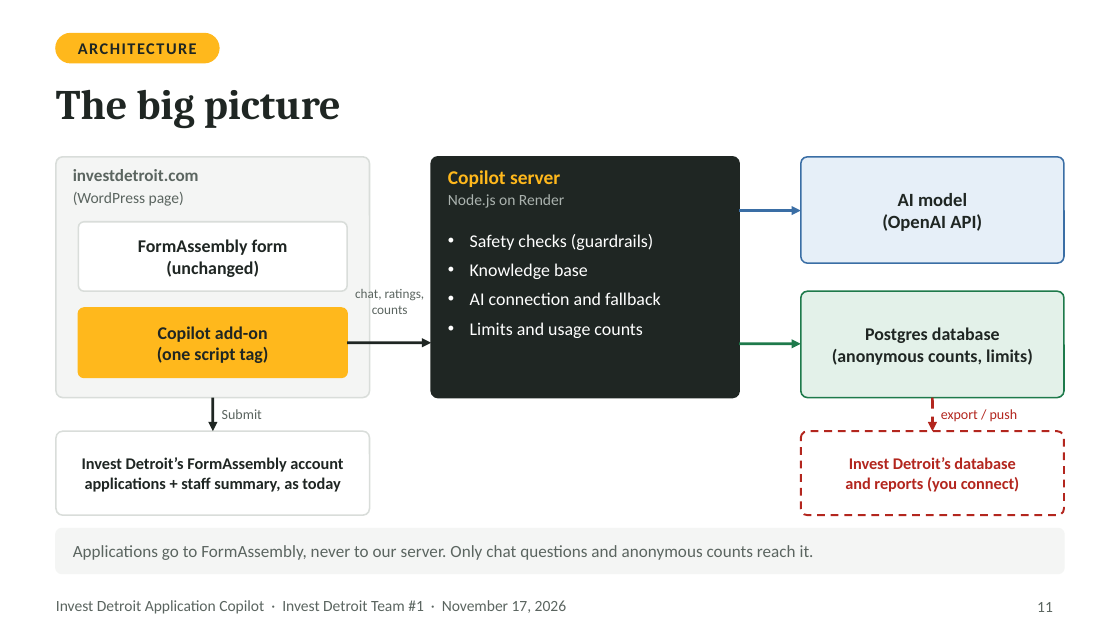
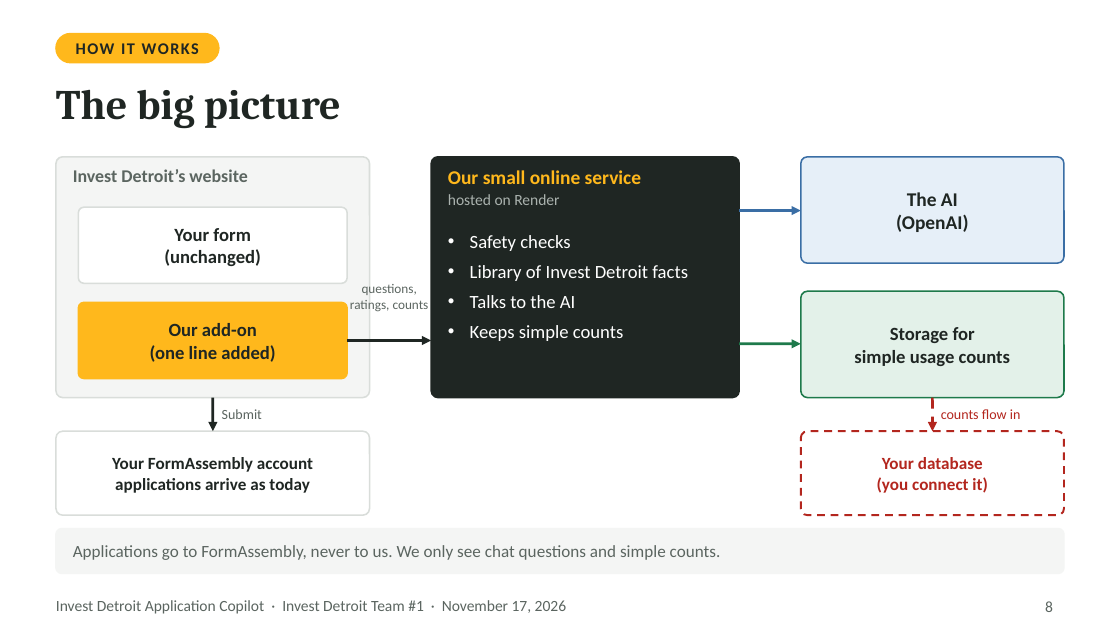
Before and after one commit to Ross-Business-Tech/Invest-Detroit-Project-1, a slide deck: slide 8 of docs/slides/Invest-Detroit-Copilot-Final-Presentation.pptx (slide 11 before the commit). Drawn at 1120x630 pixels with LibreOffice and Linux fonts; fonts in the diff are those of the drawing. Boxes give left, top, right and bottom in pixels: in the first picture for what was removed or moved away, otherwise in the second. Text is boxed around its words. In the diff, an @@ line names an element or a change of style, - is before the commit and + after.

```diff
--- a/docs/slides/Invest-Detroit-Copilot-Final-Presentation.pptx
+++ b/docs/slides/Invest-Detroit-Copilot-Final-Presentation.pptx
@@ text at <box>76,43,199,54</box>: text changed @@
-ARCHITECTURE
+HOW IT WORKS
@@ text at <box>73,169,247,182</box>: text changed; size 11 to 11.5 pt @@
-investdetroit.com
+Invest Detroit’s website
@@ text at <box>448,170,641,184</box>: text changed @@
-Copilot server
+Our small online service
@@ text removed at <box>73,192,184,206</box> @@
-(WordPress page)
@@ rounded rectangle at <box>78,207,347,283</box>: proportions changed @@
@@ rounded rectangle: place and size @@
-rounded rectangle at <box>78,222,347,291</box>
+rounded rectangle at <box>78,207,347,283</box>
@@ text "Your form": place and size @@
-text "Your form" at <box>138,239,288,277</box>
+text "Your form" at <box>164,228,261,266</box>
@@ text at <box>448,194,559,205</box>: text changed @@
-Node.js on Render
+hosted on Render
@@ text at <box>896,192,968,232</box>: text changed; size 12 to 12.5 pt @@
-AI model
-(OpenAI API)
+The AI
+(OpenAI)
@@ text at <box>174,228,250,241</box>: text changed; size 11.5 to 12 pt @@
-FormAssembly form
+Your form
@@ text at <box>470,235,688,341</box>: text changed; size 11.5 to 12 pt @@
-• Safety checks (guardrails)
-• Knowledge base
-• AI connection and fallback
-• Limits and usage counts
+• Safety checks
+• Library of Invest Detroit facts
+• Talks to the AI
+• Keeps simple counts
@@ text at <box>164,249,261,266</box>: size 11.5 to 12 pt in "(unchanged)" @@
@@ text at <box>350,284,429,311</box>: text changed @@
-chat, ratings,
-counts
+questions,
+ratings, counts
@@ rounded rectangle: place and size @@
-rounded rectangle at <box>78,308,347,377</box>
+rounded rectangle at <box>78,302,347,379</box>
@@ rounded rectangle at <box>78,302,347,379</box>: proportions changed @@
@@ text at <box>150,323,275,362</box>: text changed; size 11.5 to 12 pt @@
-Copilot add-on
-(one script tag)
+Our add-on
+(one line added)
@@ text at <box>854,327,1010,366</box>: text changed; size 11.5 to 12 pt @@
-Postgres database
-(anonymous counts, limits)
+Storage for
+simple usage counts
@@ text at <box>941,409,1021,419</box>: text changed @@
-export / push
+counts flow in
@@ text at <box>112,457,313,493</box>: text changed; size 10.5 to 11 pt @@
-Invest Detroit’s FormAssembly account
-applications + staff summary, as today
+Your FormAssembly account
+applications arrive as today
@@ text at <box>877,457,987,493</box>: text changed; size 10.5 to 11 pt @@
-Invest Detroit’s database
-and reports (you connect)
+Your database
+(you connect it)
@@ text at <box>73,545,721,560</box>: text changed @@
-Applications go to FormAssembly, never to our server. Only chat questions and anonymous counts reach it.
+Applications go to FormAssembly, never to us. We only see chat questions and simple counts.
@@ page number at <box>1045,601,1053,612</box>: text changed @@
-11
+8
```
Also in this commit, not shown: 16 other slides changed, 3 slides added, 14 slides removed, 5 other files.
